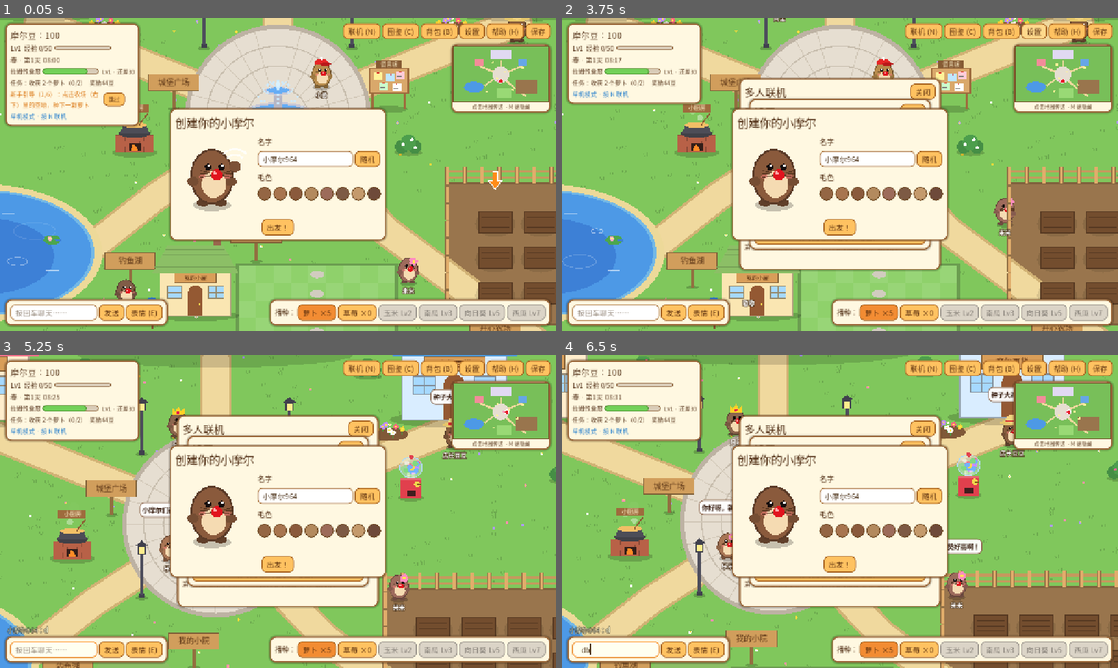
Above: before the commit, frames 1-4 (two rows, left to right).
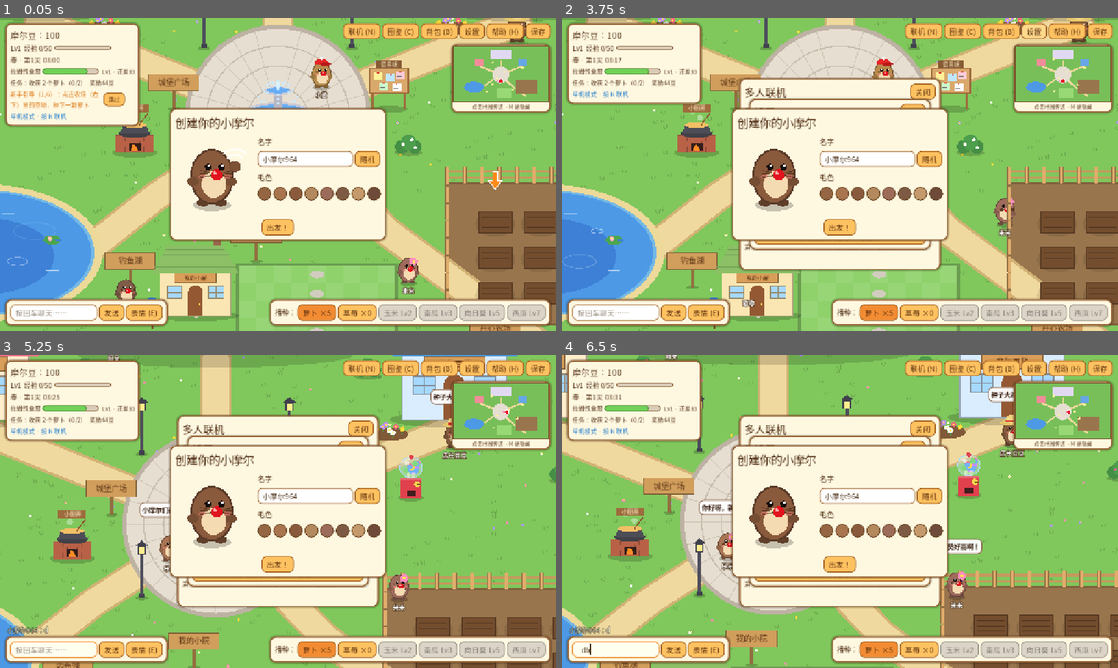
Above: after the commit, the same moments.

Repository: wangchaozhi/mole-town
Game: Godot game, scene res://main.tscn
Same seed, same stepped clock (60 frames per second), same inputs: the game is played once before the commit and once after it.
Inputs (mouse positions are in pixels of both pictures, inside the frame that each line leads up to):
- Up to frame 1 (0.05 s): no input
- Up to frame 2 (3.75 s): click "跳过" at 0.5 s; click "联机 (N)" at 1.25 s; click "图鉴 (C)" at 2 s; click "背包 (B)" at 2.75 s; click "设置" at 3.5 s
- Up to frame 3 (5.25 s): tap Enter at 4.25, 4.35 s; move the mouse to (500, 411) at 4.27 s; hold D 4.28-5.03 s; click (500, 411) at 4.42 s; tap Space at 4.52, 4.82 s; move the mouse to (166, 527) at 5.02 s; hold S from 5.03 s (still down); tap Keypad Enter at 5.1 s
- Up to frame 4 (6.5 s): tap Space at 5.27, 5.57 s; move the mouse to (895, 442) at 5.77 s; release S at 5.78 s; hold D from 5.78 s (still down); tap B at 5.85 s

The runs differ from the first frame. In frame 1, less than 0.1% of the frame differs, in the area x 88-89%, y 20-22%; in frame 2, less than 0.1%; in frame 3, 0.2%; in frame 4, 0.3%, in the area x 18-90%, y 0-30%.

Commit message:
新增周末旅行商人、神秘种子袋和望远镜
Co-Authored-By: Claude Opus 5.5 <noreply@anthropic.com>

Diff:
--- a/scripts/furniture.gd
+++ b/scripts/furniture.gd
@@ -81,6 +81,7 @@
 		"pumpkin_lamp": _pumpkin_lamp()
 		"snowman": _snowman()
 		"firefly_jar": _firefly_jar()
+		"telescope": _telescope()
 
 
 func _pot() -> void:
@@ -257,6 +258,19 @@
 	draw_colored_polygon(PackedVector2Array([Vector2(-10, -10), Vector2(10, -10), Vector2(6, -5), Vector2(0, -8), Vector2(-6, -5)]), glow)
 
 
+func _telescope() -> void:
+	var wood := Color(0.5, 0.33, 0.2)
+	for lx in [-14.0, 0.0, 14.0]:
+		draw_line(Vector2(0, -26), Vector2(lx, 0), wood, 3.0)
+	var brass := Color(0.85, 0.65, 0.25)
+	var tube := PackedVector2Array([Vector2(-18, -22), Vector2(16, -44), Vector2(20, -38), Vector2(-14, -16)])
+	draw_colored_polygon(tube, brass)
+	draw_line(Vector2(-16, -19), Vector2(18, -41), brass.lightened(0.3), 2.0)
+	draw_circle(Vector2(18, -41), 5.0, brass.darkened(0.2))
+	draw_circle(Vector2(18, -41), 3.0, Color(0.6, 0.85, 1.0))
+	draw_circle(Vector2(0, -27), 3.5, wood.darkened(0.2))
+
+
 func _firefly_jar() -> void:
 	var glass := Color(0.8, 0.95, 1.0, 0.35)
 	D.ell(self, Vector2(0, -22), Vector2(15, 20), glass)
--- a/scripts/game_state.gd
+++ b/scripts/game_state.gd
@@ -69,6 +69,7 @@
 	"pumpkin_lamp": {"name": "南瓜灯", "price": 150, "level": 2, "season": 2},
 	"snowman": {"name": "雪人", "price": 150, "level": 2, "season": 3},
 	"trophy": {"name": "金奖杯", "price": 0, "level": 1, "shop": false},  # 国王的每周挑战奖励，商店不卖
+	"telescope": {"name": "望远镜", "price": 0, "level": 1, "shop": false},  # 旅行商人卖的
 	"firefly_jar": {"name": "萤火虫灯", "price": 0, "level": 1, "shop": false},  # 累计抓 10 只萤火虫的奖励
 }
 const HOME_RECT := Rect2(1110, 1060, 360, 260)  # 小院范围
@@ -176,6 +177,8 @@
 		return "肥料"
 	if id == "firefly":
 		return "萤火虫"
+	if id == "mystery_seed":
+		return "神秘种子袋"
 	if DISHES.has(id):
 		return DISHES[id]["name"]
 	if id.begins_with("furn_") and FURNITURE.has(id.substr(5)):
@@ -908,6 +911,45 @@
 	return lucky_day == day
 
 
+# ---------- 周末的旅行商人 ----------
+
+## 每周第 6、7 天（周末）的白天，旅行商人阿布会在湖边摆摊
+const MERCHANT_STOCK := [
+	{"id": "mystery_seed", "n": 1, "price": 60, "desc": "随机 2 颗种子，可能是没解锁的作物"},
+	{"id": "furn_telescope", "n": 1, "price": 400, "desc": "远方运来的铜望远镜，摆在小院里很神气"},
+	{"id": "fertilizer", "n": 5, "price": 100, "desc": "肥料 5 袋装，比商店便宜"},
+	{"id": "lahm_fruit", "n": 10, "price": 120, "desc": "拉姆果 10 个装，比商店便宜"},
+]
+
+
+func merchant_day(d: int = -1) -> bool:
+	if d < 0:
+		d = day
+	return (d - 1) % 7 >= 5
+
+
+func merchant_here() -> bool:
+	var h := minutes / 60.0
+	return merchant_day() and h >= 8.0 and h < 20.0
+
+
+func merchant_buy(i: int) -> String:
+	var it: Dictionary = MERCHANT_STOCK[i]
+	if not spend_beans(int(it["price"])):
+		return "摩尔豆不够啦！"
+	add_item(str(it["id"]), int(it["n"]))
+	return "买到了 %s ×%d！" % [item_name(str(it["id"])), int(it["n"])]
+
+
+## 打开神秘种子袋：随机 2 颗种子（任何作物都可能，包括还没解锁的）
+func open_mystery_seed() -> String:
+	if not remove_item("mystery_seed"):
+		return ""
+	var cid: String = CROPS.keys().pick_random()
+	add_item("seed_" + cid, 2)
+	return "打开神秘种子袋：得到 %s ×2！" % item_name("seed_" + cid)
+
+
 # ---------- 扭蛋机 ----------
 
 const GACHA_PRICE := 50
--- a/scripts/main.gd
+++ b/scripts/main.gd
@@ -125,6 +125,8 @@
 		["今天钓到了一条大鱼！", "嘘……鱼要上钩了", "湖边好凉快~"])
 	_spawn_npc("米米", "wander", Vector2(1500, 1100), "flower", Color(0.62, 0.42, 0.36),
 		["草莓快熟了吧？", "向日葵好高啊！", "农场的害虫真讨厌"])
+	_spawn_npc("旅行商人阿布", "merchant", Vector2(985, 965), "straw", Color(0.45, 0.33, 0.25),
+		["走过路过不要错过~", "这些可都是远方的好东西！", "周末才来一次哦"])
 	_spawn_npc("阿呆", "wander", Vector2(1000, 420), "crown", Color(0.55, 0.4, 0.3),
 		["城堡里好像有宝藏？", "我是摩尔城堡的守卫！", "嘿嘿嘿~"])
 
--- a/scripts/minimap.gd
+++ b/scripts/minimap.gd
@@ -53,7 +53,7 @@
 	draw_rect(Rect2(_m(Vector2(1630, 330)), Vector2(240, 150) * SCALE), Color(0.4, 0.65, 0.9))
 	if main != null:
 		for n in get_tree().get_nodes_in_group("npcs"):
-			if n.position.x < WORLD_SIZE.x:  # 城堡大厅里的国王在地图外
+			if n.visible and n.position.x < WORLD_SIZE.x:  # 城堡大厅里的国王在地图外；不在的旅行商人不显示
 				draw_circle(_m(n.position), 2.5, Color(1, 0.95, 0.6))
 		for r in main.remotes.values():
 			if r.visible:
--- a/scripts/npc.gd
+++ b/scripts/npc.gd
@@ -32,7 +32,9 @@
 
 func _process(delta: float) -> void:
 	super._process(delta)
-	if not role in ["shop", "king"] and is_bedtime():
+	if role == "merchant":
+		visible = GameState.merchant_here()  # 只在周末白天出摊
+	if not role in ["shop", "king", "merchant"] and is_bedtime():
 		_night()
 		return
 	if sleeping:
@@ -84,6 +86,10 @@
 		draw_colored_polygon(PackedVector2Array([bp + Vector2(-3, 16), bp + Vector2(3, 16), bp + Vector2(0, 12)]), Color(1, 0.4, 0.55))
 
 
+func hit_test(p: Vector2) -> bool:
+	return visible and super.hit_test(p)
+
+
 func get_interact_point() -> Vector2:
 	var pl = get_tree().get_first_node_in_group("player")
 	var side := 1.0
--- a/scripts/ui.gd
+++ b/scripts/ui.gd
@@ -656,6 +656,13 @@
 			hb.add_child(l)
 			hb.add_child(_button("摆放", _place_from_bag.bind(str(id).substr(5))))
 			bag_list.add_child(hb)
+		elif str(id) == "mystery_seed":
+			var hb := HBoxContainer.new()
+			hb.add_child(l)
+			hb.add_child(_button("打开", func():
+				show_toast(GameState.open_mystery_seed())
+				_refresh_bag()))
+			bag_list.add_child(hb)
 		else:
 			bag_list.add_child(l)
 
@@ -852,6 +859,8 @@
 			_lele_dialog(npc)
 		"king":
 			_king_dialog(npc)
+		"merchant":
+			_merchant_dialog(npc)
 		"shop":
 			var m := GameState.market()
 			show_dialog(_npc_title(npc), "欢迎光临摩尔百货！今天%s收购价特别高（×1.5），%s种子打 6 折哦~\n种子、拉姆果、漂亮的帽子，应有尽有，作物和鱼也可以卖给我。" % [GameState.item_name(m["hot"]), GameState.item_name(m["sale"])],
@@ -861,6 +870,22 @@
 			if GameState.affinity(npc.display_name) >= 50 and randf() < 0.4:
 				text = "我们是好朋友啦！悄悄告诉你：" + text
 			show_dialog(_npc_title(npc), text, [["再聊聊", on_npc_interact.bind(npc)], ["送礼物", act.open_npc_gift.bind(npc)], ["再见", _noop]])
+
+
+func _merchant_dialog(npc) -> void:
+	var lines := PackedStringArray()
+	var opts := []
+	for i in GameState.MERCHANT_STOCK.size():
+		var it: Dictionary = GameState.MERCHANT_STOCK[i]
+		lines.append("· %s ×%d  %d豆：%s" % [GameState.item_name(str(it["id"])), int(it["n"]), int(it["price"]), it["desc"]])
+		opts.append(["买%s" % GameState.item_name(str(it["id"])), _merchant_buy.bind(i, npc)])
+	opts.append(["再见", _noop])
+	show_dialog("旅行商人阿布", "周末限定小摊！（你有 %d 豆）\n" % GameState.beans + "\n".join(lines), opts)
+
+
+func _merchant_buy(i: int, npc) -> void:
+	show_toast(GameState.merchant_buy(i))
+	_merchant_dialog(npc)
 
 
 func _npc_title(npc) -> String:
--- a/tests/smoke_test.gd
+++ b/tests/smoke_test.gd
@@ -476,6 +476,20 @@
 	GameState.beans = 10
 	check(not GameState.gacha_spin()["ok"] and GameState.beans == 10, "豆子不够不能扭蛋")
 	GameState.beans = poor
+	var md0 := GameState.day
+	GameState.day = 6
+	check(GameState.merchant_day() and not GameState.merchant_day(8), "旅行商人周末才来")
+	GameState.add_beans(200)
+	GameState.merchant_buy(0)
+	var seeds_before := 0
+	for cid in GameState.CROPS:
+		seeds_before += GameState.count("seed_" + cid)
+	GameState.open_mystery_seed()
+	var seeds_after := 0
+	for cid in GameState.CROPS:
+		seeds_after += GameState.count("seed_" + cid)
+	check(seeds_after == seeds_before + 2 and GameState.count("mystery_seed") == 0, "神秘种子袋开出 2 颗种子")
+	GameState.day = md0
 	GameState.set_title("giant")
 	check(GameState.title == "giant" and p.title_label != null and p.title_label.text.contains("巨无霸"), "佩戴成就称号")
 	GameState.set_title("not_done_xyz")
Not shown, changed: README.md
Not shown, changed: ROADMAP.md
